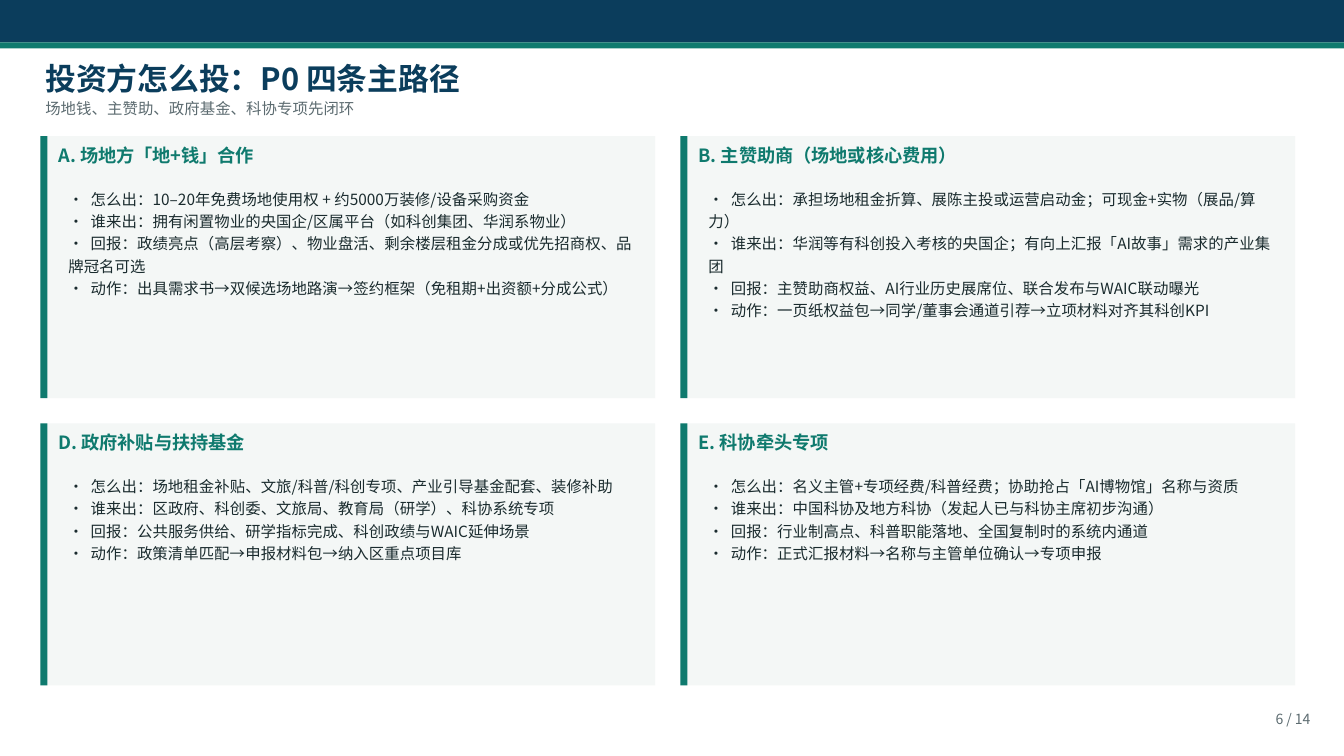
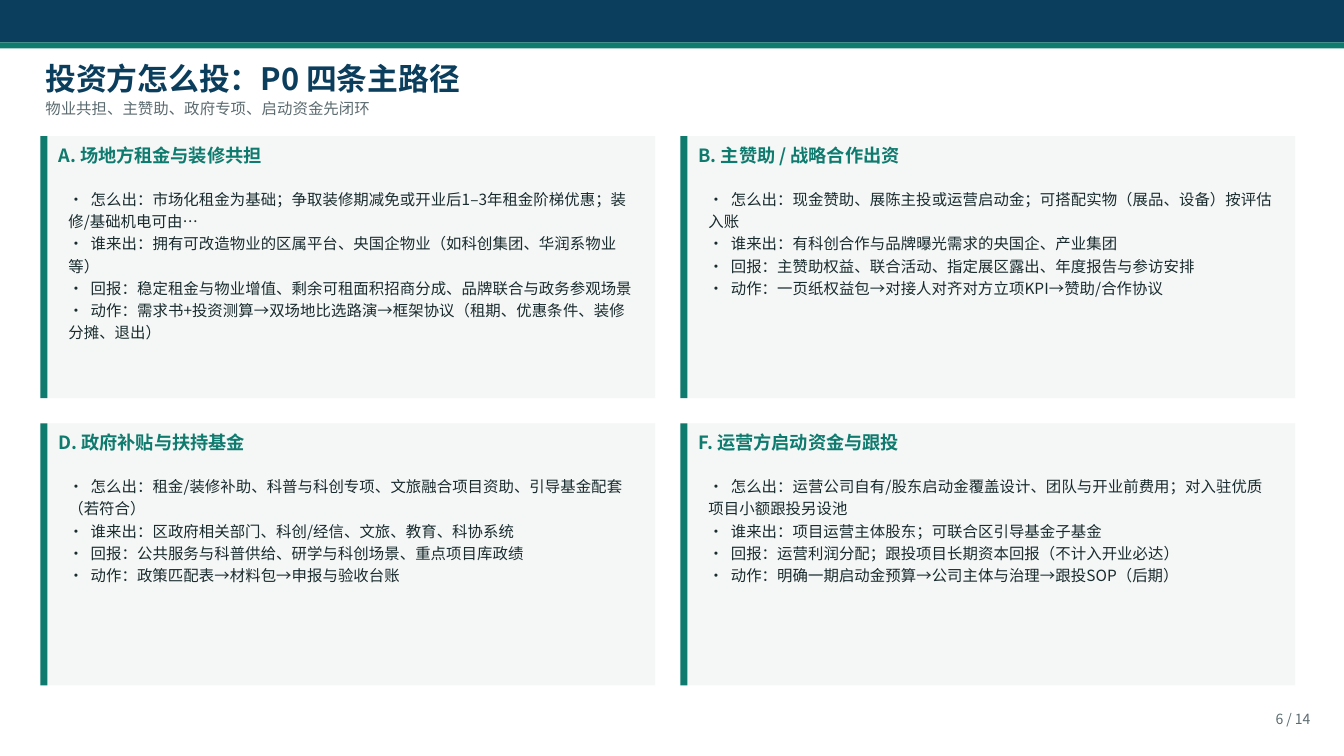
Before and after one commit to hujigang2010-maker/AIDEN, a slide deck: slide 6 of deliverables/上海AI博物馆_可执行落地方案.pptx. Drawn at 1344x756 pixels with LibreOffice and Linux fonts; fonts in the diff are those of the drawing. Boxes give left, top, right and bottom in pixels: in the first picture for what was removed or moved away, otherwise in the second. Text is boxed around its words. In the diff, an @@ line names an element or a change of style, - is before the commit and + after.

```diff
--- a/deliverables/上海AI博物馆_可执行落地方案.pptx
+++ b/deliverables/上海AI博物馆_可执行落地方案.pptx
@@ text at bbox=[45, 101, 369, 115]: text changed @@
-场地钱、主赞助、政府基金、科协专项先闭环
+物业共担、主赞助、政府专项、启动资金先闭环
@@ text at bbox=[58, 146, 262, 164]: text changed @@
-A. 场地方「地+钱」合作
+A. 场地方租金与装修共担
@@ text at bbox=[699, 146, 900, 164]: text changed @@
-B. 主赞助商（场地或核心费用）
+B. 主赞助 / 战略合作出资
@@ text at bbox=[68, 192, 632, 340]: text changed @@
-• 怎么出：10–20年免费场地使用权 + 约5000万装修/设备采购资金
-• 谁来出：拥有闲置物业的央国企/区属平台（如科创集团、华润系物业）
-• 回报：政绩亮点（高层考察）、物业盘活、剩余楼层租金分成或优先招商权、品牌冠名可选
-• 动作：出具需求书→双候选场地路演→签约框架（免租期+出资额+分成公式）
+• 怎么出：市场化租金为基础；争取装修期减免或开业后1–3年租金阶梯优惠；装修/基础机电可由…
+• 谁来出：拥有可改造物业的区属平台、央国企物业（如科创集团、华润系物业等）
+• 回报：稳定租金与物业增值、剩余可租面积招商分成、品牌联合与政务参观场景
+• 动作：需求书+投资测算→双场地比选路演→框架协议（租期、优惠条件、装修分摊、退出）
@@ text at bbox=[708, 192, 1272, 297]: text changed @@
-• 怎么出：承担场地租金折算、展陈主投或运营启动金；可现金+实物（展品/算力）
-• 谁来出：华润等有科创投入考核的央国企；有向上汇报「AI故事」需求的产业集团
-• 回报：主赞助商权益、AI行业历史展席位、联合发布与WAIC联动曝光
-• 动作：一页纸权益包→同学/董事会通道引荐→立项材料对齐其科创KPI
+• 怎么出：现金赞助、展陈主投或运营启动金；可搭配实物（展品、设备）按评估入账
+• 谁来出：有科创合作与品牌曝光需求的央国企、产业集团
+• 回报：主赞助权益、联合活动、指定展区露出、年度报告与参访安排
+• 动作：一页纸权益包→对接人对齐对方立项KPI→赞助/合作协议
@@ text at bbox=[699, 433, 899, 451]: text changed @@
-E. 科协牵头专项
+F. 运营方启动资金与跟投
@@ text at bbox=[68, 479, 623, 583]: text changed @@
-• 怎么出：场地租金补贴、文旅/科普/科创专项、产业引导基金配套、装修补助
-• 谁来出：区政府、科创委、文旅局、教育局（研学）、科协系统专项
-• 回报：公共服务供给、研学指标完成、科创政绩与WAIC延伸场景
-• 动作：政策清单匹配→申报材料包→纳入区重点项目库
+• 怎么出：租金/装修补助、科普与科创专项、文旅融合项目资助、引导基金配套（若符合）
+• 谁来出：区政府相关部门、科创/经信、文旅、教育、科协系统
+• 回报：公共服务与科普供给、研学与科创场景、重点项目库政绩
+• 动作：政策匹配表→材料包→申报与验收台账
@@ text at bbox=[708, 479, 1263, 583]: text changed @@
-• 怎么出：名义主管+专项经费/科普经费；协助抢占「AI博物馆」名称与资质
-• 谁来出：中国科协及地方科协（发起人已与科协主席初步沟通）
-• 回报：行业制高点、科普职能落地、全国复制时的系统内通道
-• 动作：正式汇报材料→名称与主管单位确认→专项申报
+• 怎么出：运营公司自有/股东启动金覆盖设计、团队与开业前费用；对入驻优质项目小额跟投另设池
+• 谁来出：项目运营主体股东；可联合区引导基金子基金
+• 回报：运营利润分配；跟投项目长期资本回报（不计入开业必达）
+• 动作：明确一期启动金预算→公司主体与治理→跟投SOP（后期）
```
Also in this commit, not shown: 13 other slides changed, 7 other files.
